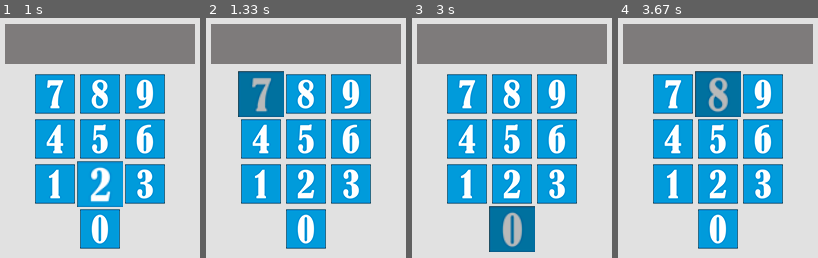
Above: before the commit, frames 1-4 (left to right).
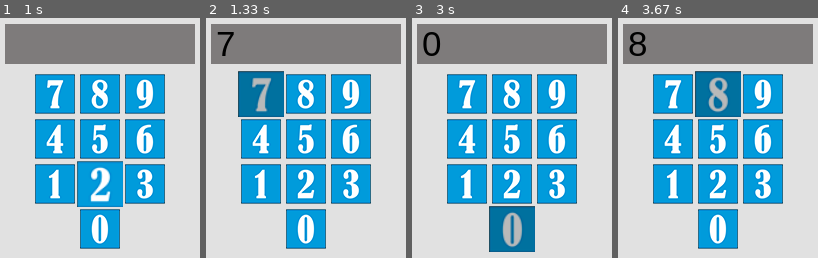
Above: after the commit, the same moments.

Repository: gbsfgames/Calculadorapygame
Game: pygame game, started from Calculadora.py
The game is run twice, just before and just after one commit, with the same random seed, the same clock (stepped at 60 frames per second) and the same inputs.
Inputs (mouse positions are in pixels of both pictures, inside the frame that each line leads up to):
- Up to frame 1 (1 s): click (100, 150) at 0.38 s; click (100, 166) at 0.78 s
- Up to frame 2 (1.33 s): click (244, 109) at 1.2 s
- Up to frame 3 (3 s): move the mouse to (584, 243) at 1.5 s; click (584, 243) at 1.7 s; click (464, 94) at 2.27 s; move the mouse to (502, 219) at 2.63 s; click (502, 219) at 2.9 s
- Up to frame 4 (3.67 s): move the mouse to (710, 102) at 3.3 s; click (710, 102) at 3.6 s

Frame 1 is identical in both runs. In frame 2, 0.3% of the frame differs, in the area x 5-14%, y 5-16%; in frame 3, 0.4%; in frame 4, 0.5%.

Commit message:
Se inicio implementacion escritura en pantalla

Diff:
--- a/Calculadora.py
+++ b/Calculadora.py
@@ -35,25 +35,31 @@
     def imagen(tecla = pygame.image.load('calculadora/null.png')):
         return (tecla)
 
-def presionada(tecla, pantalla,evento,posicion):
-    '''tecla tiene que ser surface --- pantalla: es la pantalla principal'''
+def presionada(tecla, pantalla,evento,posicion, expresion,qtecla):
+    '''tecla = tiene que ser surface
+       pantalla = es la pantalla principal
+       evento = evento que ocurre
+       posicion = posicion en la que se esta precionando la tecla
+       expresion = la cadena de caracteres ala que se esta agregando
+       qtecla = numero de tecla en en formato <int> '''
     pantalla.blit(tecla,posicion)
     if evento.type ==MOUSEBUTTONDOWN:
         if evento.button ==1:
-            print("tecla :",dir(tecla))
-            print("tecla :",tecla.__gt__)
             tecla.set_alpha(70)
             tecla.fill((0,0,0))
             pantalla.blit(tecla,posicion)
+            ponernum(qtecla, pantalla, expresion)
     return 0
 
-def ponernum(ltecla_nom):
-    ''''''
-    expresion = []
-    letra_arial = pygame.font.SysFont('arial',14)
-    pantalla.blit(letra_arial.render())
-    pass
-
+def ponernum(ltecla_nom, pantalla, expresion):
+    '''ltecla = numero de tecla
+       pantalla = pantalla en donde se dibujara
+       expresion = la expresion en la que se guardara la letra escrita.'''
+    letra_arial = pygame.font.SysFont('arial',35)
+    pantalla.blit(letra_arial.render(str(ltecla_nom),True,(0,0,0)), (10,10))
+    expresion.append(ltecla_nom)
+    print(expresion)
+    return expresion
 # Funcion principal
 def main():
     '''IMAGENES_BOTONES'''
@@ -75,6 +81,7 @@
     cllita = pygame.transform.scale(llita,(190, 40))
     '''Codigo principal'''
     ready = True
+    expresion = []
     pantalla = pygame.display.set_mode((ancho,alto))
     while ready ==True:
         #for evento in pygame.event.get():
@@ -104,7 +111,6 @@
             if evento.key == K_a:
                 print(dir(siete7))
         mouse_pos = pygame.mouse.get_pos()#obtengo la posicion del mouse
-
         arriba = False
         '''Fragmento de codigo que da el efecto de estar sobre una tecla'''
         #Tecla 7
@@ -112,62 +118,63 @@
             arriba = True
             siete7_a = pygame.transform.smoothscale(siete7,(tam_tec[0]+6,tam_tec[1]+6))
             siete7_p = (col1-3,fil1-3)
-            presionada(siete7_a, pantalla, evento,siete7_p)
+            presionada(siete7_a, pantalla, evento,siete7_p, expresion, 7)
+
 
         #Tecla 8
         if(mouse_pos[0] >=col2 and mouse_pos[1] >= fil1 and mouse_pos[0]<=(col2 + tam_tec[0]) and mouse_pos[1]<=(fil1 + tam_tec[1])):
             arriba = True
             ocho8_a = pygame.transform.smoothscale(ocho8,(tam_tec[0]+6,tam_tec[1]+6))
             ocho8_p = (col2-3,fil1-3)
-            presionada(ocho8_a, pantalla, evento,ocho8_p)
+            presionada(ocho8_a, pantalla, evento, ocho8_p, expresion, 8)
         #Tecla 9
         if(mouse_pos[0] >=col3 and mouse_pos[1] >= fil1 and mouse_pos[0]<=(col3 + tam_tec[0]) and mouse_pos[1]<=(fil1 + tam_tec[1])):
             arriba = True
             nueve9_a = pygame.transform.smoothscale(nueve9,(tam_tec[0]+6,tam_tec[1]+6))
             nueve9_p = (col3-3,fil1-3)
-            presionada(nueve9_a, pantalla, evento,nueve9_p)
+            presionada(nueve9_a, pantalla, evento, nueve9_p, expresion, 9)
         #Tecla 4
         if(mouse_pos[0] >=col1 and mouse_pos[1] >= fil2 and mouse_pos[0]<=(col1 + tam_tec[0]) and mouse_pos[1]<=(fil2 + tam_tec[1])):
             arriba = True
             cuatro4_a = pygame.transform.smoothscale(cuatro4,(tam_tec[0]+6,tam_tec[1]+6))
             cuatro4_p = (col1-3,fil2-3)
-            presionada(cuatro4_a, pantalla, evento,cuatro4_p)
+            presionada(cuatro4_a, pantalla, evento, cuatro4_p, expresion, 4)
         #Tecla 5
         if(mouse_pos[0] >=col2 and mouse_pos[1] >= fil2 and mouse_pos[0]<=(col2 + tam_tec[0]) and mouse_pos[1]<=(fil2 + tam_tec[1])):
             arriba = True
             cinco5_a = pygame.transform.smoothscale(cinco5,(tam_tec[0]+6,tam_tec[1]+6))
             cinco5_p = (col2-3,fil2-3)
-            presionada(cinco5_a, pantalla, evento,cinco5_p)
+            presionada(cinco5_a, pantalla, evento, cinco5_p, expresion, 5)
         #Tecla 6
         if(mouse_pos[0] >=col3 and mouse_pos[1] >= fil2 and mouse_pos[0]<=(col3 + tam_tec[0]) and mouse_pos[1]<=(fil2 + tam_tec[1])):
             arriba = True
             seis6_a = pygame.transform.smoothscale(seis6,(tam_tec[0]+6,tam_tec[1]+6))
             seis6_p = (col3-3,fil2-3)
-            presionada(seis6_a, pantalla, evento,seis6_p)
+            presionada(seis6_a, pantalla, evento, seis6_p, expresion, 6)
         #Tecla 1
         if(mouse_pos[0] >=col1 and mouse_pos[1] >= fil3 and mouse_pos[0]<=(col1 + tam_tec[0]) and mouse_pos[1]<=(fil3 + tam_tec[1])):
             arriba = True
             uno1_a = pygame.transform.smoothscale(uno1,(tam_tec[0]+6,tam_tec[1]+6))
             uno1_p = (col1-3,fil3-3)
-            presionada(uno1_a, pantalla, evento,uno1_p)
+            presionada(uno1_a, pantalla, evento, uno1_p, expresion, 1)
         #Tecla 2
         if(mouse_pos[0] >=col2 and mouse_pos[1] >= fil3 and mouse_pos[0]<=(col2 + tam_tec[0]) and mouse_pos[1]<=(fil3 + tam_tec[1])):
             arriba = True
             dos2_a = pygame.transform.smoothscale(dos2,(tam_tec[0]+6,tam_tec[1]+6))
             dos2_p = (col2-3,fil3-3)
-            presionada(dos2_a, pantalla, evento,dos2_p)
+            presionada(dos2_a, pantalla, evento, dos2_p, expresion, 2)
         #Tecla 3
         if(mouse_pos[0] >=col3 and mouse_pos[1] >= fil3 and mouse_pos[0]<=(col3 + tam_tec[0]) and mouse_pos[1]<=(fil3 + tam_tec[1])):
             arriba = True
             tre3_a = pygame.transform.smoothscale(tres3,(tam_tec[0]+6,tam_tec[1]+6))
             tre3_p = (col3-3,fil3-3)
-            presionada(tre3_a, pantalla, evento,tre3_p)
+            presionada(tre3_a, pantalla, evento,tre3_p, expresion, 3)
         #Tecla 0
         if(mouse_pos[0] >=col2 and mouse_pos[1] >= fil4 and mouse_pos[0]<=(col2 + tam_tec[0]) and mouse_pos[1]<=(fil4 + tam_tec[1])):
             arriba = True
             cero_a = pygame.transform.smoothscale(cero,(tam_tec[0]+6,tam_tec[1]+6))
             cero_p = (col2-3,fil4-3)
-            presionada(cero_a, pantalla, evento,cero_p)
+            presionada(cero_a, pantalla, evento, cero_p, expresion, 0)
         '''Fin fragmento sobre de'''
         pygame.display.update()
 
